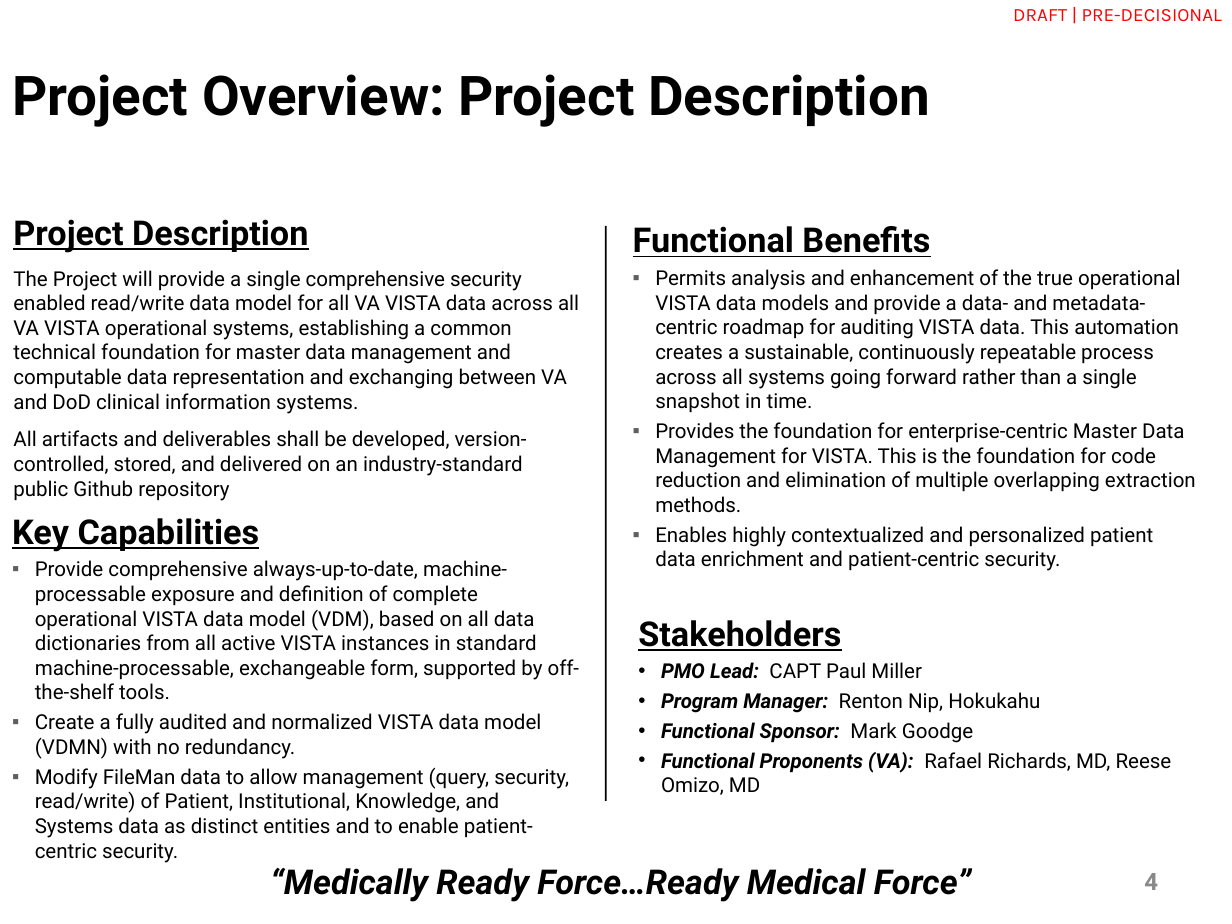
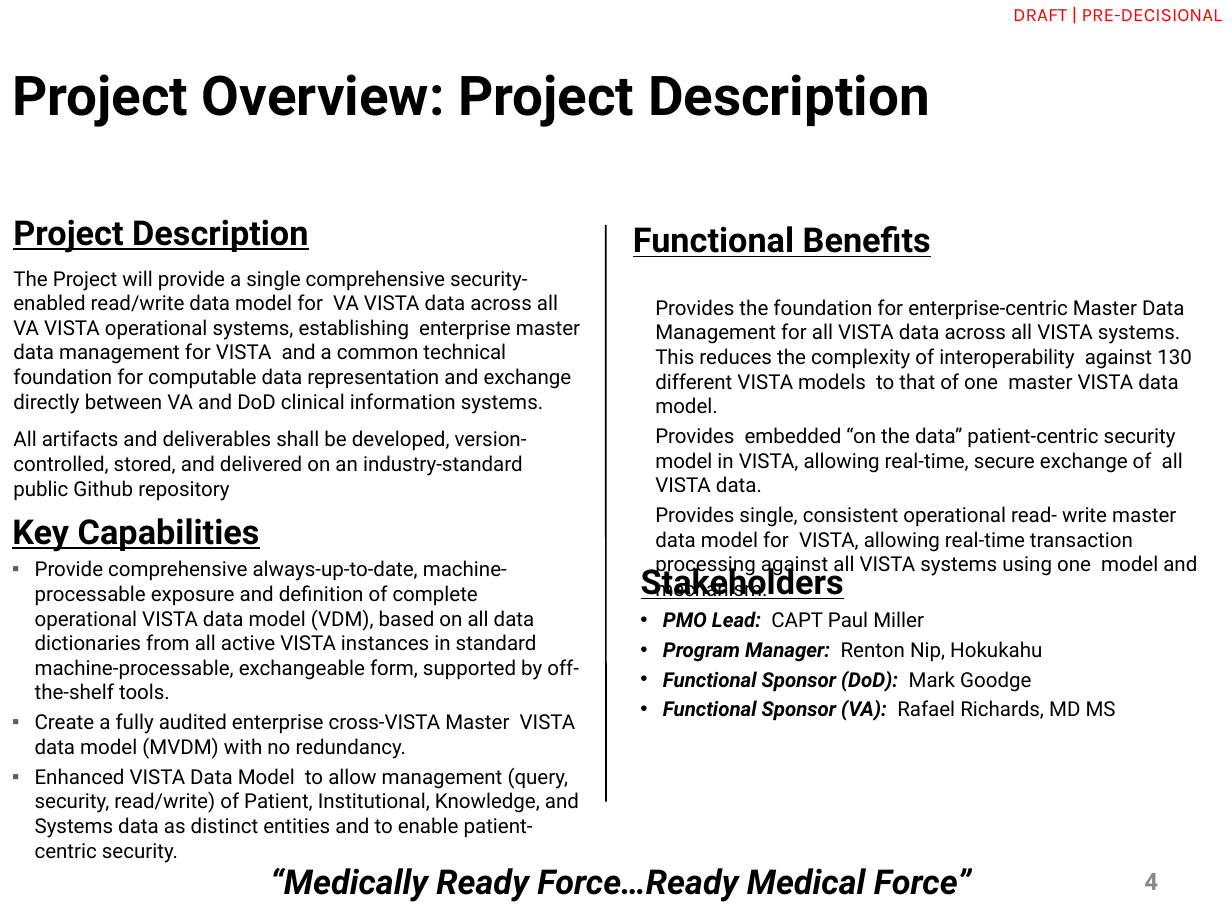
Before and after one commit to vistadataproject/documents, a slide deck: slide 4 of Submissions/src/VistA Metadata Kickoff Brief-2016-01-07.ppt. Drawn at 1232x924 pixels with LibreOffice and Linux fonts; fonts in the diff are those of the drawing; background and template pictures are left out. Boxes give left, top, right and bottom in pixels: in the first picture for what was removed or moved away, otherwise in the second. Text is boxed around its words. In the diff, an @@ line names an element or a change of style, - is before the commit and + after.

```diff
--- a/Submissions/src/VistA Metadata Kickoff Brief-2016-01-07.ppt
+++ b/Submissions/src/VistA Metadata Kickoff Brief-2016-01-07.ppt
@@ text at (13,270,580,414): text changed @@
-The Project will provide a single comprehensive security enabled read/write data model for all VA VISTA data across all VA VISTA operational systems, establishing a common technical foundation for master data management and computable data representation and exchanging between VA and DoD clinical information systems.
+The Project will provide a single comprehensive security-enabled read/write data model for VA VISTA data across all VA VISTA operational systems, establishing enterprise master data management for VISTA and a common technical foundation for computable data representation and exchange directly between VA and DoD clinical information systems.
@@ text at (655,299,1197,602): text changed @@
-▪ Permits analysis and enhancement of the true operational VISTA data models and provide a data- and metadata-centric roadmap for auditing VISTA data. This automation creates a sustainable, continuously repeatable process across all systems going forward rather than a single snapshot in time.
-▪ Provides the foundation for enterprise-centric Master Data Management for VISTA. This is the foundation for code reduction and elimination of multiple overlapping extraction methods.
-▪ Enables highly contextualized and personalized patient data enrichment and patient-centric security.
+Provides the foundation for enterprise-centric Master Data Management for all VISTA data across all VISTA systems. This reduces the complexity of interoperability against 130 different VISTA models to that of one master VISTA data model.
+Provides embedded “on the data” patient-centric security model in VISTA, allowing real-time, secure exchange of all VISTA data.
+Provides single, consistent operational read- write master data model for VISTA, allowing real-time transaction processing against all VISTA systems using one model and mechanism.
@@ text "Stakeholders": place and size @@
-text "Stakeholders" at (638,620,1172,795)
+text "Stakeholders" at (641,563,1116,721)
@@ text at (663,671,1116,721): text changed @@
-• Functional Sponsor: Mark Goodge
-• Functional Proponents (VA): Rafael Richards, MD, Reese Omizo, MD
+• Functional Sponsor (DoD): Mark Goodge
+• Functional Sponsor (VA): Rafael Richards, MD MS
@@ text at (35,713,579,863): text changed @@
-▪ Create a fully audited and normalized VISTA data model (VDMN) with no redundancy.
-▪ Modify FileMan data to allow management (query, security, read/write) of Patient, Institutional, Knowledge, and Systems data as distinct entities and to enable patient-centric security.
+▪ Create a fully audited enterprise cross-VISTA Master VISTA data model (MVDM) with no redundancy.
+▪ Enhanced VISTA Data Model to allow management (query, security, read/write) of Patient, Institutional, Knowledge, and Systems data as distinct entities and to enable patient-centric security.
```
Also in this commit, not shown: 12 other slides changed, 6 other files.
